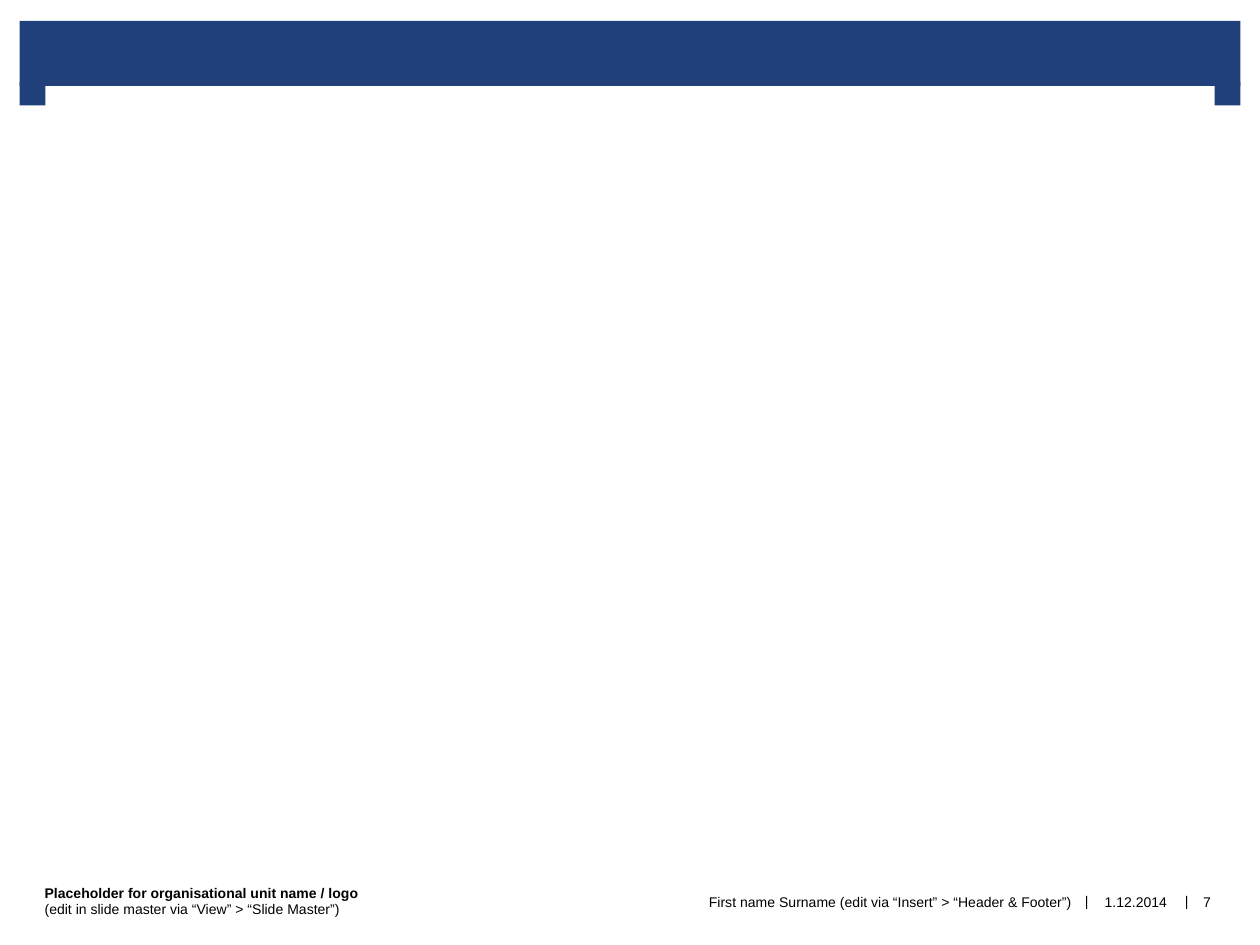
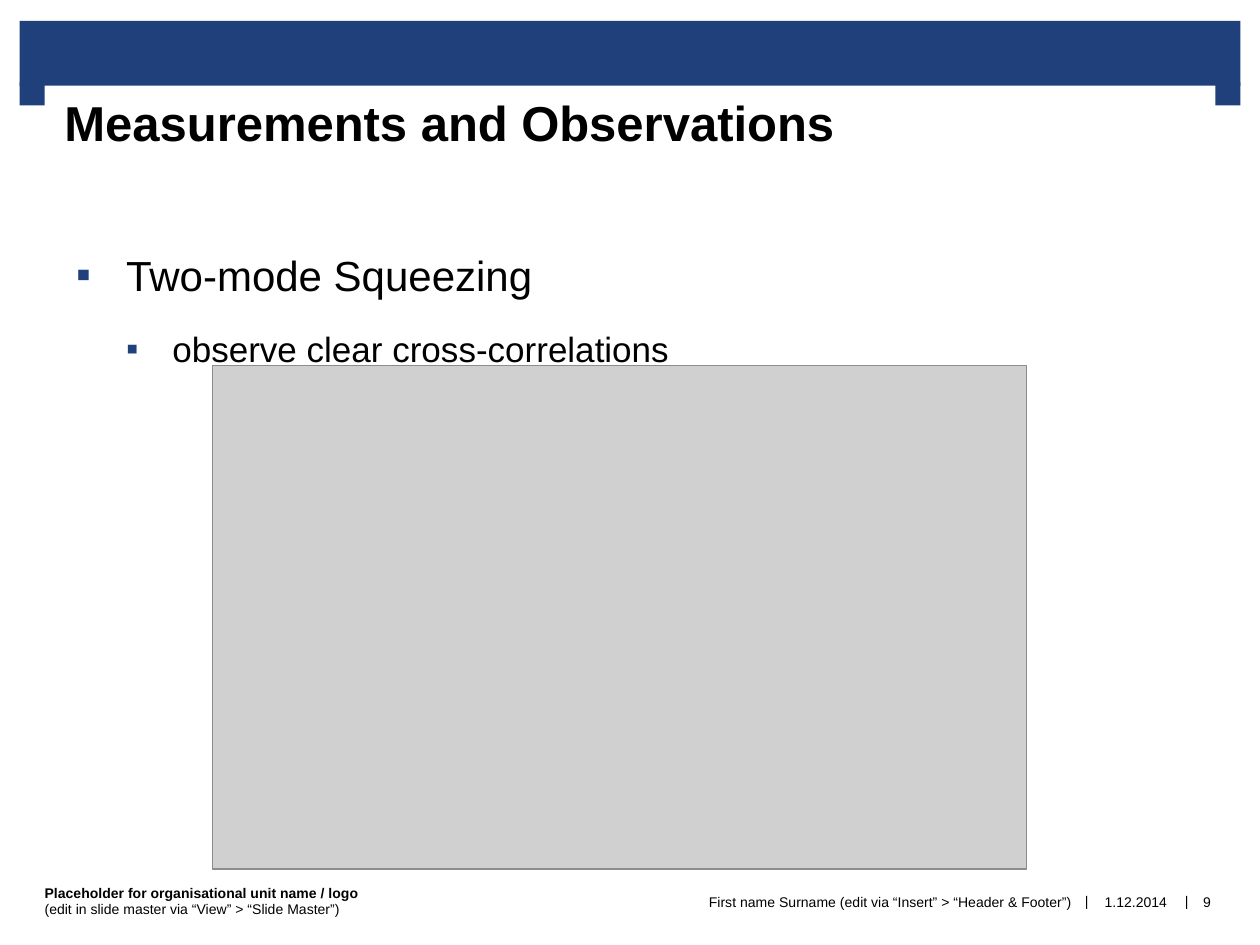
Before and after one commit to comet100/QMO_2019_Seminar, a slide deck: slide 9 of QMO_2019_prepsentation_draft1.pptx (slide 7 before the commit). Drawn at 1260x945 pixels with LibreOffice and Linux fonts; fonts in the diff are those of the drawing; grey boxes stand for pictures; background and template pictures are left out. Boxes give left, top, right and bottom in pixels: in the first picture for what was removed or moved away, otherwise in the second. Text is boxed around its words. In the diff, an @@ line names an element or a change of style, - is before the commit and + after.

```diff
--- a/QMO_2019_prepsentation_draft1.pptx
+++ b/QMO_2019_prepsentation_draft1.pptx
@@ title added at bbox=[44, 86, 1215, 175], fill #FFFFFF, 28 pt, text #000000, bold @@
+Measurements and Observations
@@ text added at bbox=[126, 260, 668, 369], 20 pt, text #000000 @@
+▪ Two-mode Squeezing
+  ▪ observe clear cross-correlations
@@ picture added at bbox=[213, 365, 1027, 868] @@
@@ page number at bbox=[1203, 897, 1211, 907]: text changed @@
-7
+9
```
Also in this commit, not shown: 6 other slides changed, 4 slides added, 2 slides removed.
